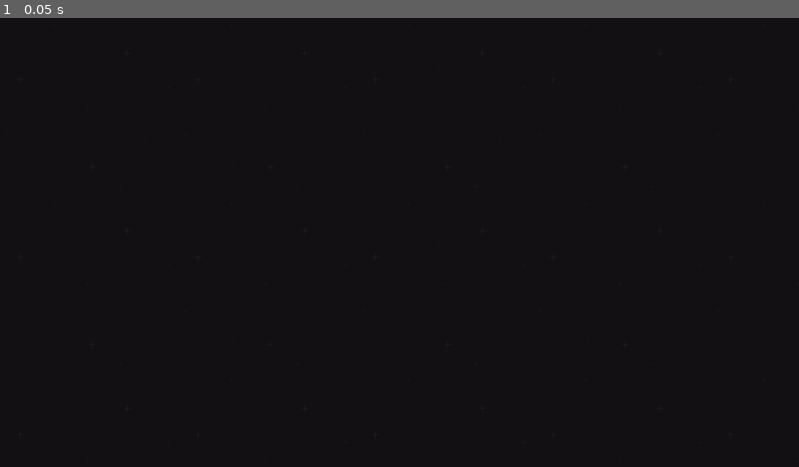
Above: before the commit, frame 1.
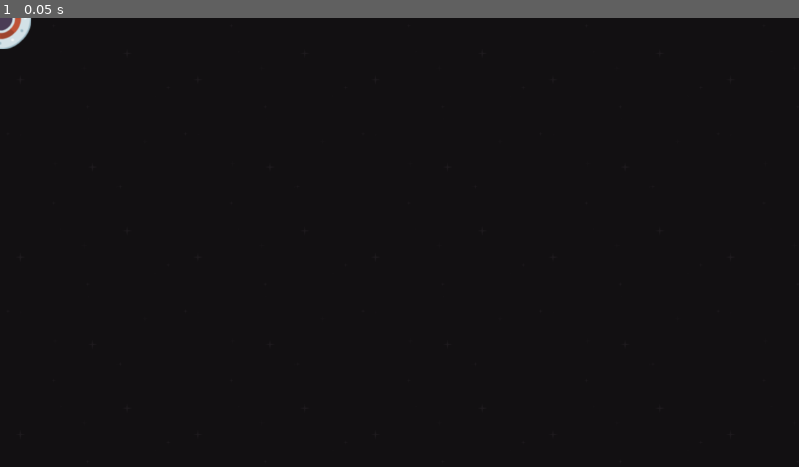
Above: after the commit, the same moment.

Repository: velociraptor98/GodotTut
Game: Godot game, scene res://Level/level_1.tscn
The game is run twice, just before and just after one commit, with the same random seed, the same clock (stepped at 60 frames per second) and the same inputs.
Inputs:
- Up to frame 1 (0.05 s): no input

The runs differ from the first frame. In frame 1, 0.2% of the frame differs, in the area x 0-4%, y 0-7%.

Commit message:
Adding along more stuff

Diff:
--- /dev/null
+++ b/Entities/UFO.gd
@@ -0,0 +1,11 @@
+extends RigidBody2D
+
+
+# Called when the node enters the scene tree for the first time.
+func _ready():
+	pass # Replace with function body.
+
+
+# Called every frame. 'delta' is the elapsed time since the previous frame.
+func _process(delta):
+	pass
--- /dev/null
+++ b/Entities/UFO.tscn
@@ -0,0 +1,17 @@
+[gd_scene load_steps=4 format=3 uid="uid://cy02shq3q4cl4"]
+
+[ext_resource type="Script" path="res://Entities/UFO.gd" id="1_3m24t"]
+[ext_resource type="Texture2D" uid="uid://cucpccw56t3f1" path="res://Sprites/ufoRed.png" id="1_u7rfl"]
+
+[sub_resource type="CircleShape2D" id="CircleShape2D_r5hfn"]
+radius = 44.5533
+
+[node name="UFO" type="RigidBody2D"]
+gravity_scale = 1.66533e-16
+script = ExtResource("1_3m24t")
+
+[node name="Sprite2D" type="Sprite2D" parent="."]
+texture = ExtResource("1_u7rfl")
+
+[node name="CollisionShape2D" type="CollisionShape2D" parent="."]
+shape = SubResource("CircleShape2D_r5hfn")
--- a/Level/level_1.tscn
+++ b/Level/level_1.tscn
@@ -1,6 +1,7 @@
-[gd_scene load_steps=2 format=3 uid="uid://cpiuyx47xucpi"]
+[gd_scene load_steps=3 format=3 uid="uid://cpiuyx47xucpi"]
 
 [ext_resource type="Texture2D" uid="uid://dnqjvyfarhomf" path="res://Sprites/black.png" id="1_ecw8p"]
+[ext_resource type="PackedScene" uid="uid://cy02shq3q4cl4" path="res://Entities/UFO.tscn" id="2_s8url"]
 
 [node name="Level1" type="Node2D"]
 
@@ -9,3 +10,5 @@
 offset_bottom = 680.0
 texture = ExtResource("1_ecw8p")
 stretch_mode = 1
+
+[node name="UFO" parent="." instance=ExtResource("2_s8url")]
